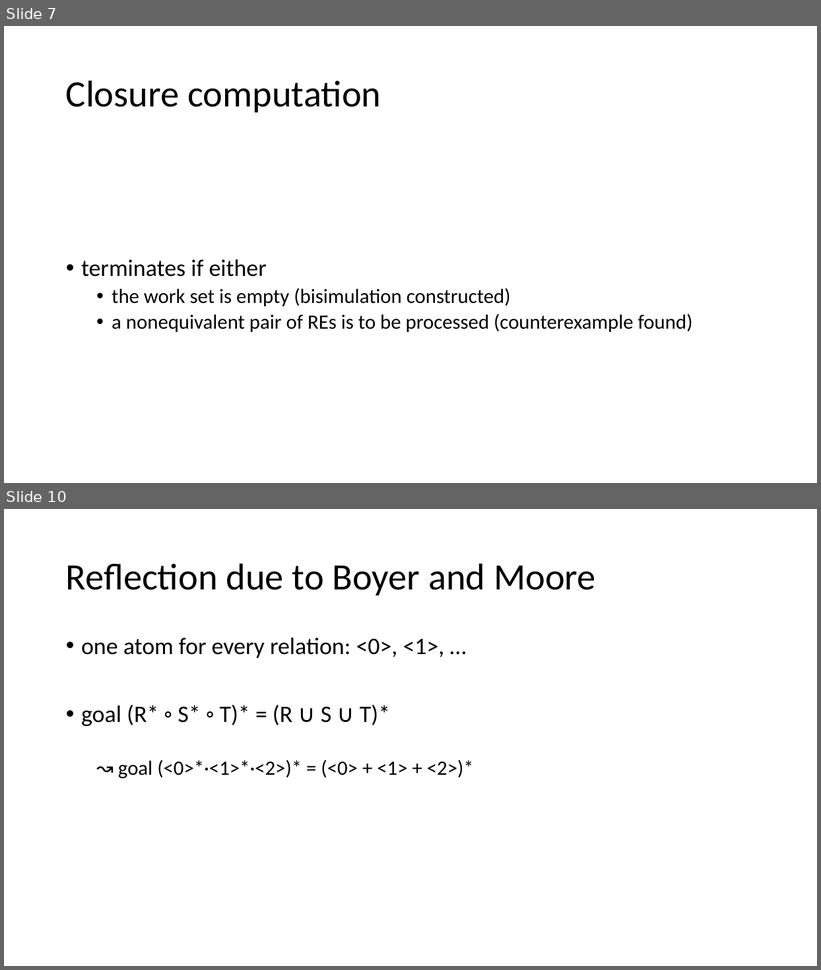
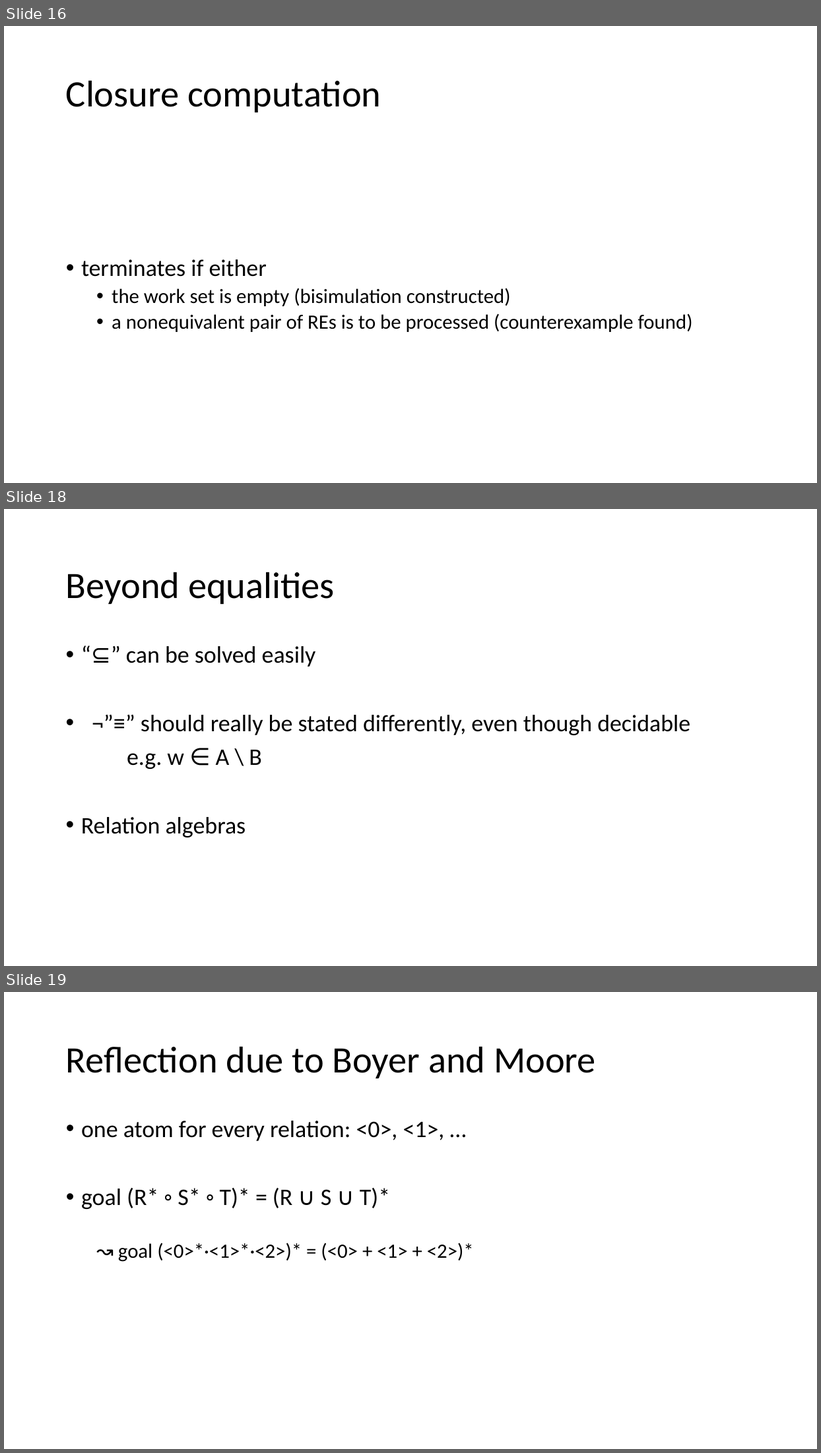
Before and after one commit to Helli/fds_seminar, a slide deck: slides.pptx. Shown one above the other, each under a label of ours: slides 7 and 10 before the commit, slides 16, 18 and 19 after it; the slides between them are not shown. The pictures are 821x970 and 821x1453 pixels, drawn with LibreOffice and Linux fonts; fonts in the diff are those of the drawing. Boxes give left, top, right and bottom in pixels: in the first picture for what was removed or moved away, otherwise in the second. Text is boxed around its words. In the diff, an @@ line names an element or a change of style, - is before the commit and + after.

```diff
--- a/slides.pptx
+++ b/slides.pptx
@@ slide 18 added at [4, 509, 817, 966], background #FFFFFF @@
@@ title added at [66, 572, 335, 604], 44 pt, text #000000 @@
+Beyond equalities
@@ text added at [81, 646, 690, 838], 28 pt, text #000000 @@
+• “⊆” can be solved easily
+• ¬”≡” should really be stated differently, even though decidable
+e.g. w ∈ A \ B
+• Relation algebras
@@ what was slide 7 is now slide 16 @@
@@ what was slide 10 is now slide 19 @@
```
Also in this commit, not shown: 3 slides changed, 10 other slides added, 1 slide removed, 2 other files.
